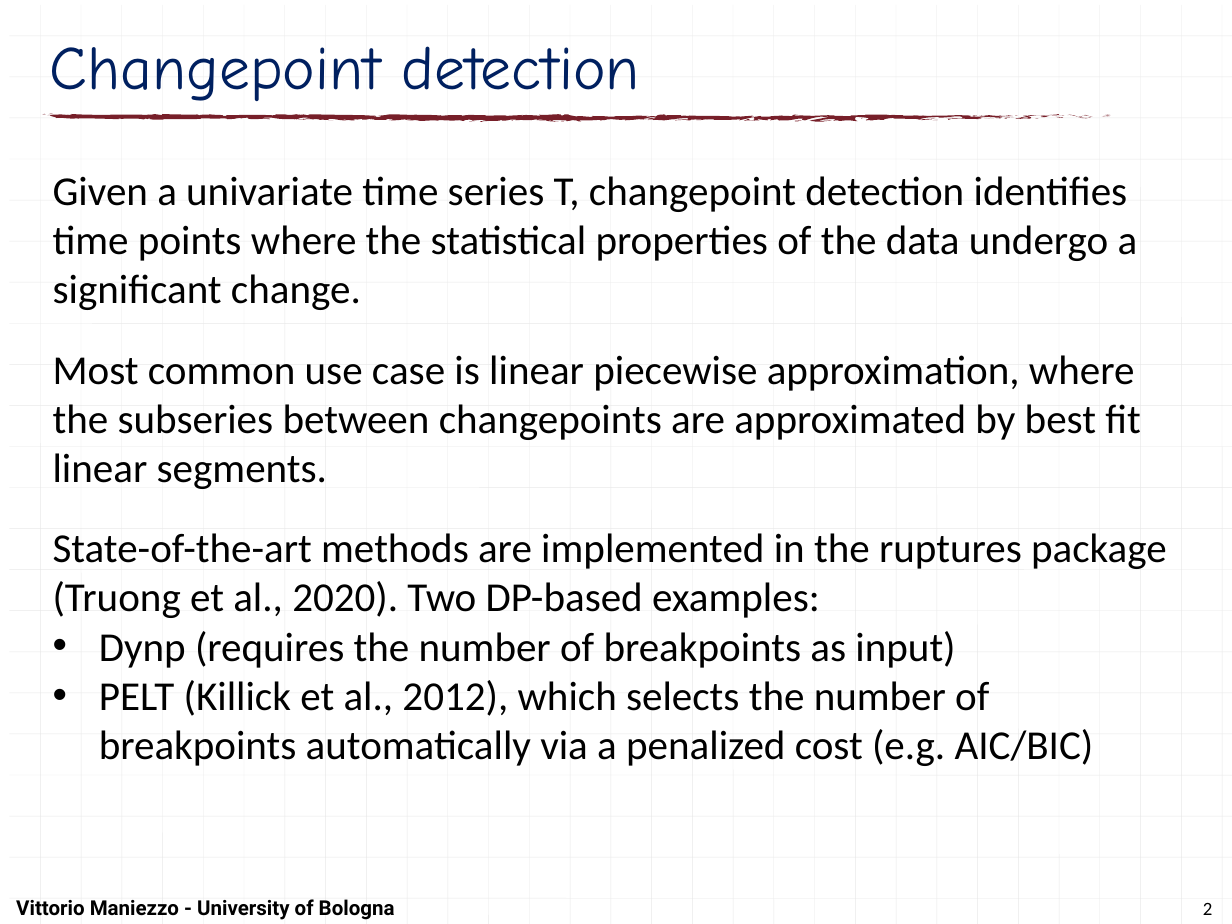
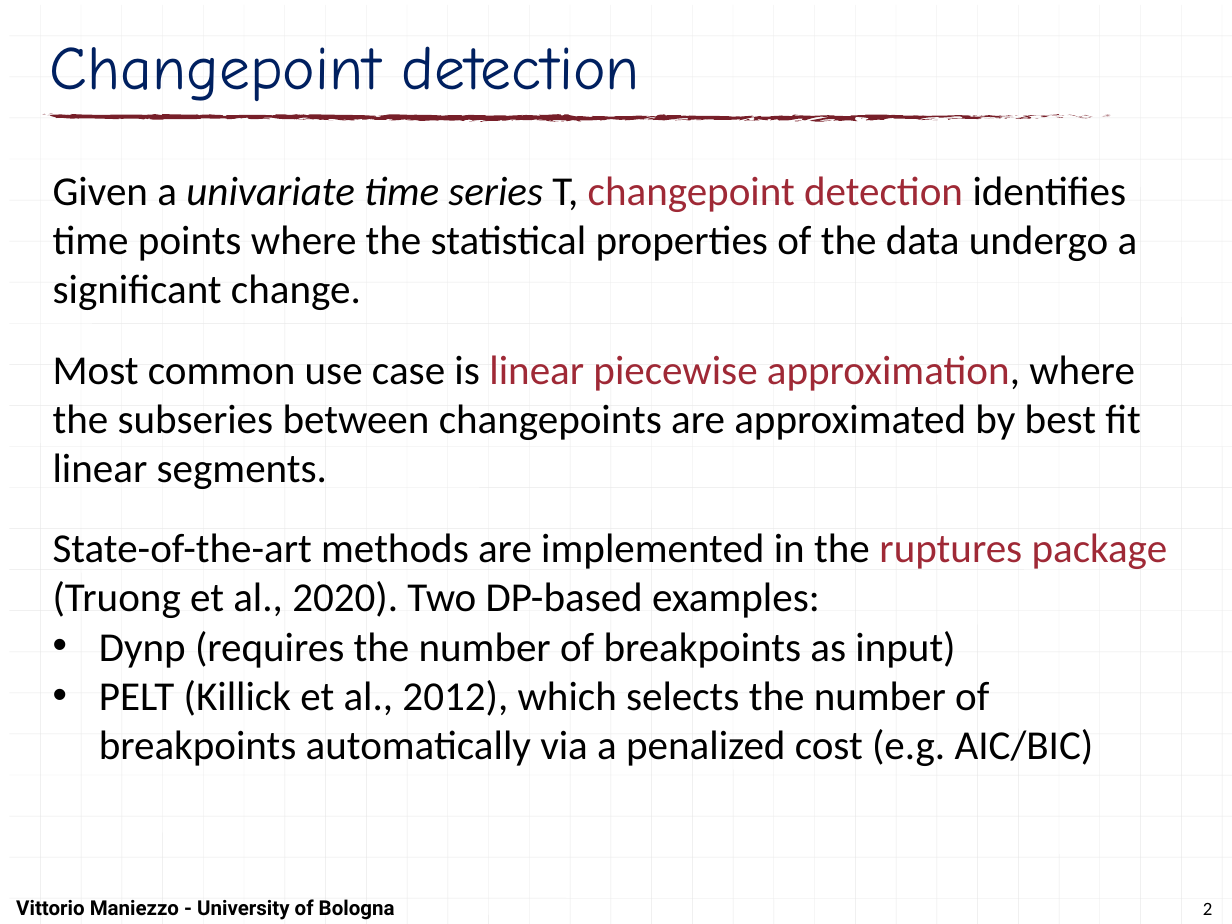
Before and after one commit to maniezzo/segmentation, a slide deck: slide 2 of doc/IOCFC26/forecastSegmentation.pptx. Drawn at 1232x924 pixels with LibreOffice and Linux fonts; fonts in the diff are those of the drawing. Boxes give left, top, right and bottom in pixels: in the first picture for what was removed or moved away, otherwise in the second. Text is boxed around its words. In the diff, an @@ line names an element or a change of style, - is before the commit and + after.

```diff
--- a/doc/IOCFC26/forecastSegmentation.pptx
+++ b/doc/IOCFC26/forecastSegmentation.pptx
@@ text at bbox=[53, 176, 1168, 618]: text colour #000000 to #9F2936 in "changepoint detection", "linear piecewise approximation,", "ruptures package"; italic on in "univariate time series" @@
```
Also in this commit, not shown: 4 other slides changed.
